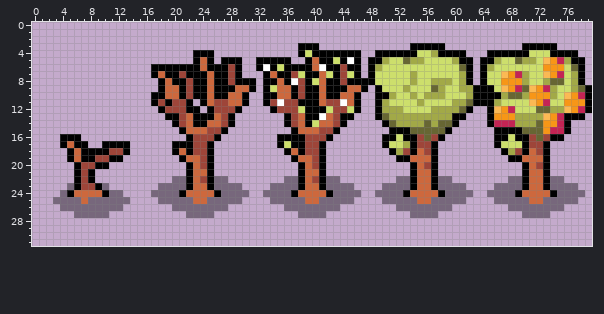
A sprite sheet gets an edit: static/textures/tree1.png. Above, as it was before the edit.
The file is 80x32 pixels.
New version:
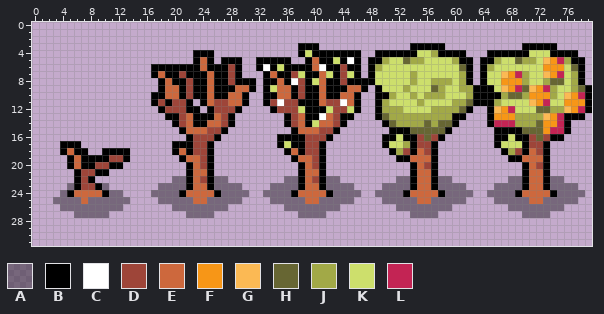
Palette (. is transparent): A #00000064  B #000000  C #ffffff  D #9e4539  E #cd683d  F #f79617  G #fbb954  H #676633  J #a2a947  K #cddf6c  L #c32454
Change:
y 16: x 4..6 BBB -> ...
y 17: x 5 E -> B; x 7 B -> .; x 10..13 BBBB -> ....
y 18: x 4..6 .BE -> BEB; x 8..9 BB -> ..; x 11..12 DD -> BB
y 19: x 9..13 DDBB. -> BBDDB
y 20: x 5..12 .BDDBB.. -> BEBBDDBB
y 21: x 8..10 B.. -> DBB
Boxes around the changes in both pictures, in picture pixels (x1, y1, x2, y2):
changed: (60, 134, 130, 176)
